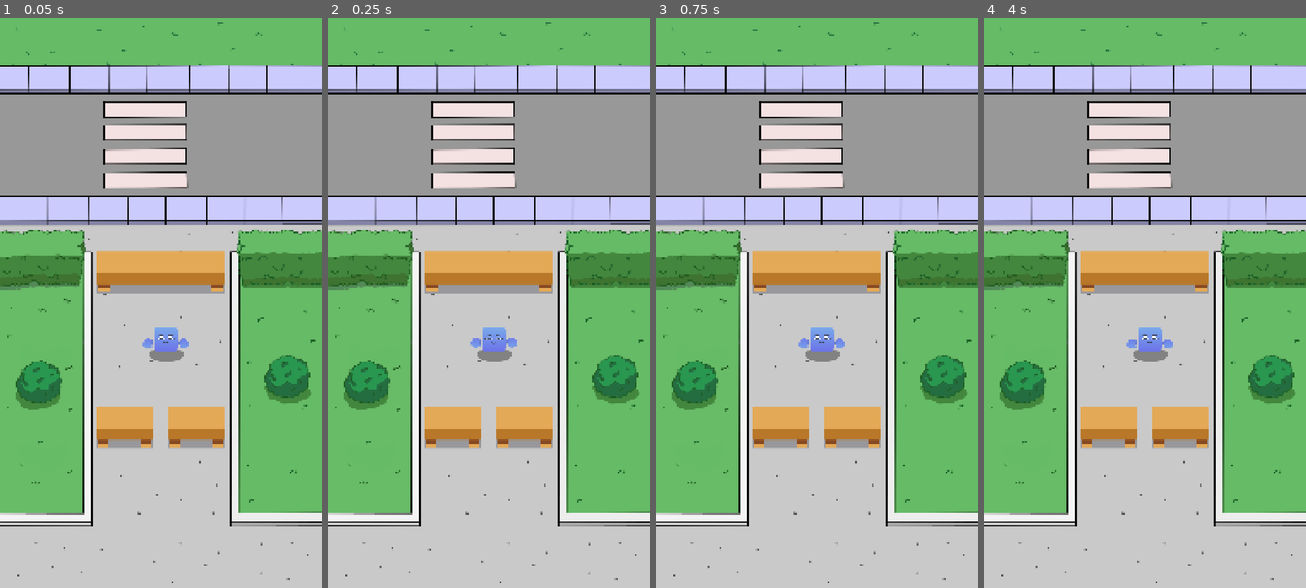
Above: before the commit, frames 1-4 (left to right).
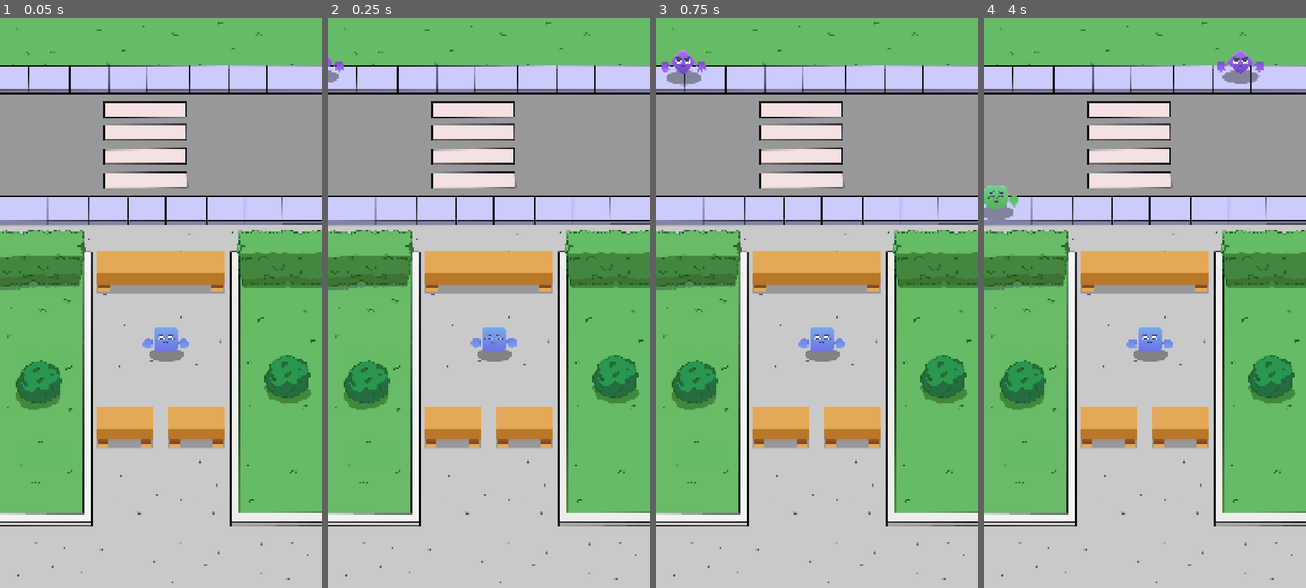
Above: after the commit, the same moments.

Repository: Thioalejo/IdleTycoon
Game: Godot game, scene res://scenes/game/game.tscn
Same seed, same stepped clock (60 frames per second), same inputs: the game is played once before the commit and once after it.
Inputs:
- Up to frame 1 (0.05 s): no input
- Up to frame 2 (0.25 s): no input
- Up to frame 3 (0.75 s): no input
- Up to frame 4 (4 s): no input

Frame 1 is identical in both runs. In frame 2, 0.1% of the frame differs, in the area x 0-5%, y 6-12%; in frame 3, 0.5%; in frame 4, 1.0%, in the area x 0-87%, y 5-36%.

Commit message:
Creacion de customer

Diff:
--- a/scenes/customer/customer.gd
+++ b/scenes/customer/customer.gd
@@ -1,15 +1,19 @@
 extends Node2D
 
-class_name Cuestomer
+class_name Customer
 
 #Para actualizar las texturas de los nodos definidos y asi crear personajes aleatorios con los recursos que estan en en la carpeta data
 @onready var body: Sprite2D = %Body
 @onready var face: Sprite2D = %Face
 @onready var hand_left: Sprite2D = %HandLeft
 @onready var hand_righ: Sprite2D = %HandRigh
+@onready var animation_player: AnimationPlayer = $AnimationPlayer
 
 func set_sprites(data: CuestomerData) -> void:
 	body.texture = data.body
 	face.texture = data.face
 	hand_left.texture = data.hand
 	hand_righ.texture = data.hand
+
+func play_move_anim() -> void:
+	animation_player.play("move_animation")
--- a/scenes/customer/customer.tscn
+++ b/scenes/customer/customer.tscn
@@ -27,6 +27,7 @@
 unique_name_in_owner = true
 
 [node name="ItemBox" type="Control" parent="." index="2"]
+visible = false
 custom_minimum_size = Vector2(100, 100)
 layout_mode = 3
 anchors_preset = 0
--- a/scenes/game/game.tscn
+++ b/scenes/game/game.tscn
@@ -1,9 +1,17 @@
-[gd_scene load_steps=5 format=3 uid="uid://b5ve8o8ls1csd"]
+[gd_scene load_steps=13 format=3 uid="uid://b5ve8o8ls1csd"]
 
 [ext_resource type="Texture2D" uid="uid://v0jpxa38qg6n" path="res://Assets/Sprites/Fondo.png" id="1_0sr1o"]
 [ext_resource type="Texture2D" uid="uid://x5xid1e75k7l" path="res://Assets/Sprites/Counter.png" id="2_kelw5"]
 [ext_resource type="Texture2D" uid="uid://8caoi1x6schs" path="res://Assets/Sprites/Counter_half.png" id="3_lfrn8"]
 [ext_resource type="PackedScene" uid="uid://d1ca60jhni686" path="res://scenes/cashier/cashier.tscn" id="4_kelw5"]
+[ext_resource type="Script" uid="uid://c0j8k2r6er52n" path="res://scenes/manager/customer_manager.gd" id="5_lfrn8"]
+[ext_resource type="Script" uid="uid://cf2ni3xdwn4xu" path="res://data/customer_data.gd" id="6_kp23o"]
+[ext_resource type="Resource" uid="uid://pnxwbjm6fdcd" path="res://data/customer_gree.tres" id="7_5jirj"]
+[ext_resource type="Resource" uid="uid://j5kq21k4ek6l" path="res://data/customer_pink.tres" id="8_vaxfo"]
+[ext_resource type="Resource" uid="uid://b6ngl1x4yjdyo" path="res://data/customer_purple.tres" id="9_ftsea"]
+[ext_resource type="Resource" uid="uid://b4y6aa6ot64dr" path="res://data/customer_red.tres" id="10_otnwt"]
+[ext_resource type="Resource" uid="uid://dvtm775xbp3rp" path="res://data/customer_yellow.tres" id="11_3xj4h"]
+[ext_resource type="PackedScene" uid="uid://bbkm7epkrfhnm" path="res://scenes/customer/customer.tscn" id="12_5jirj"]
 
 [node name="Game" type="Node2D"]
 
@@ -28,3 +36,21 @@
 
 [node name="Cashier" parent="." instance=ExtResource("4_kelw5")]
 position = Vector2(555, 1084)
+
+[node name="CustomerManager" type="Node" parent="." node_paths=PackedStringArray("spawn_positions")]
+script = ExtResource("5_lfrn8")
+spawn_positions = [NodePath("TopSpawnPos"), NodePath("BottonSpawnPos")]
+customer_sprites = Array[ExtResource("6_kp23o")]([ExtResource("7_5jirj"), ExtResource("8_vaxfo"), ExtResource("9_ftsea"), ExtResource("10_otnwt"), ExtResource("11_3xj4h")])
+customer_scene = ExtResource("12_5jirj")
+
+[node name="TopSpawnPos" type="Marker2D" parent="CustomerManager"]
+position = Vector2(-87, 155)
+
+[node name="BottonSpawnPos" type="Marker2D" parent="CustomerManager"]
+position = Vector2(-79, 607)
+
+[node name="SpawTimer" type="Timer" parent="CustomerManager"]
+wait_time = 3.5
+autostart = true
+
+[connection signal="timeout" from="CustomerManager/SpawTimer" to="CustomerManager" method="_on_spaw_timer_timeout"]
--- /dev/null
+++ b/scenes/manager/customer_manager.gd
@@ -0,0 +1,30 @@
+extends Node
+
+class_name CustomerManager
+
+@export var spawn_positions: Array[Marker2D]
+@export  var customer_sprites: Array[CuestomerData]
+@export var customer_scene: PackedScene
+
+func _ready() -> void:
+	spawn_customer()
+
+func spawn_customer() -> void:
+	var customer: Customer = customer_scene.instantiate()
+	add_child(customer)
+
+	#Get Random sprites
+	var sprite_data: CuestomerData = customer_sprites.pick_random()
+	customer.set_sprites(sprite_data)
+
+	#Para instanciar cliente en uno  de los Marker aleatoriamente y hacer que se mueve
+	var random_start_pos: Marker2D = spawn_positions.pick_random()
+	customer.global_position = random_start_pos.position
+	customer.play_move_anim()
+	var tween: = create_tween()
+	tween.tween_property(customer, "position", customer.position + Vector2.RIGHT*1300, 5.5)
+	tween.finished.connect(func(): customer.queue_free())
+
+
+func _on_spaw_timer_timeout() -> void:
+	spawn_customer()
Not shown, added: scenes/manager/customer_manager.gd.uid
